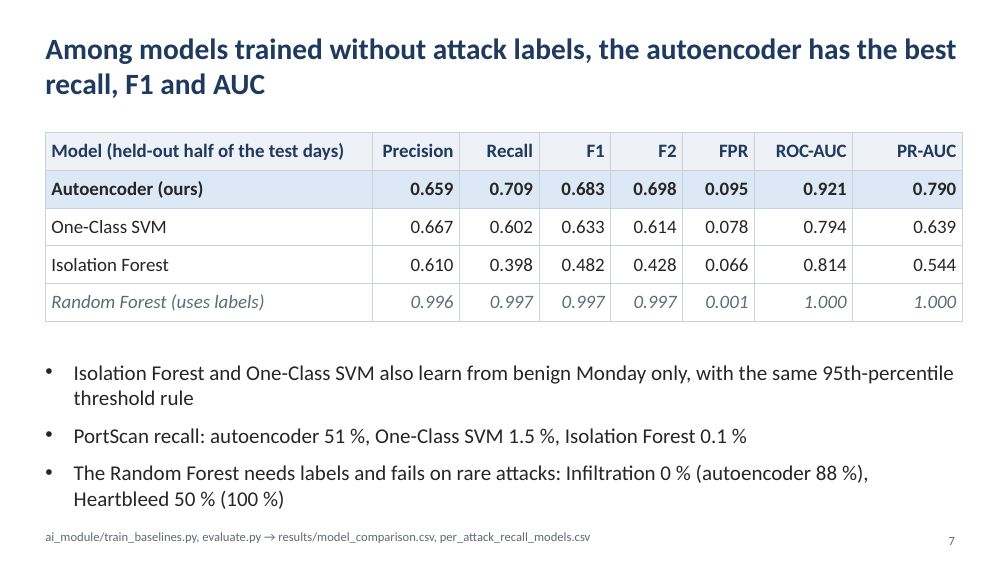
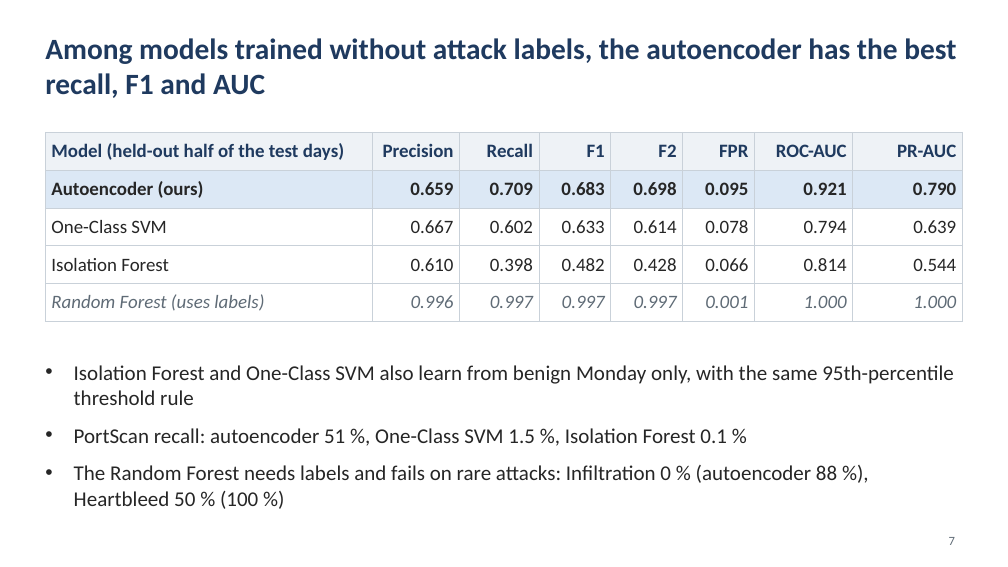
Before and after one commit to mohammedaminechaieb/FlowGuard, a slide deck: slide 7 of docs/FlowGuard.pptx. Drawn at 1008x567 pixels with LibreOffice and Linux fonts; fonts in the diff are those of the drawing. Boxes give left, top, right and bottom in pixels: in the first picture for what was removed or moved away, otherwise in the second. Text is boxed around its words. In the diff, an @@ line names an element or a change of style, - is before the commit and + after.

```diff
--- a/docs/FlowGuard.pptx
+++ b/docs/FlowGuard.pptx
@@ text removed at bbox=[45, 532, 591, 543] @@
-ai_module/train_baselines.py, evaluate.py → results/model_comparison.csv, per_attack_recall_models.csv
```
Also in this commit, not shown: 6 other slides changed, 1 other file.
